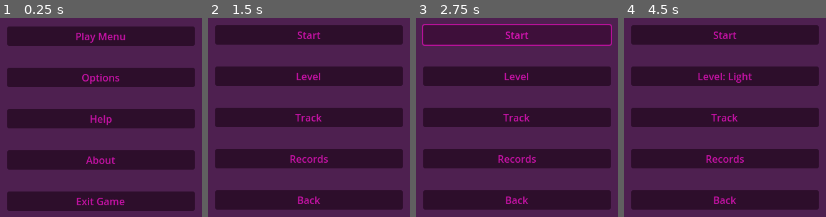
Above: before the commit, frames 1-4 (left to right).
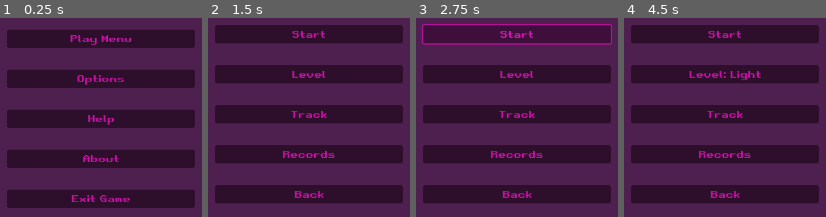
Above: after the commit, the same moments.

Repository: gostok/GDGY-1.0-
Game: Godot game, scene res://all_scenes/menu_scenes/main_menu/main_menu.tscn
Two runs of this game, one before a commit and one after it. Both use one fixed random seed, a clock stepped at 60 frames per second and the inputs below.
Inputs (mouse positions are in pixels of both pictures, inside the frame that each line leads up to):
- Up to frame 1 (0.25 s): no input
- Up to frame 2 (1.5 s): tap Enter at 0.5 s; move the mouse to (outside the picture) at 0.52 s; hold Right (right) 0.53-1.25 s; hold A (run) 0.53-1.25 s; click (outside the picture) at 0.67 s; tap Space at 0.77 s; click "Play Menu" at 1.25 s
- Up to frame 3 (2.75 s): click "Start" at 2 s
- Up to frame 4 (4.5 s): click "Start" at 2.75 s; click "Level" at 3.5 s; click "Light" at 4.25 s

The runs differ from the first frame. In frame 1, 10% of the frame differs, in the area x 3-97%, y 4-97%; in frame 2, 18%; in frame 3, 19%, in the area x 2-98%, y 6-97%; in frame 4, 19%.

Commit message:
add fonts

Diff:
--- a/all_scenes/levels/light_lvl/test_scene/test_scene.gd
+++ b/all_scenes/levels/light_lvl/test_scene/test_scene.gd
@@ -161,7 +161,7 @@
 		_save_timer_track(timer)
 
 
-func _save_timer_track(timer: String):
-	get_tree().get_root().set_meta("timer_record", timer)
+func _save_timer_track(timer_track: String):
+	get_tree().get_root().set_meta("timer_record", timer_track)
 
 	get_tree().change_scene_to_file("res://all_scenes/menu_scenes/menu_completed_lvl/level_comleted/level_completed.tscn")
--- a/project.godot
+++ b/project.godot
@@ -29,6 +29,11 @@
 player=""
 wheel=""
 ground=""
+
+[gui]
+
+theme/custom_font="res://assets/fonts/Retro Gaming.ttf"
+theme/default_font_antialiasing=0
 
 [input]
 
Binary file added: assets/fonts/Outrun future Bold Italic.otf
Not shown, added: assets/fonts/Outrun future Bold Italic.otf.import
Binary file added: assets/fonts/Outrun future Bold.otf
Not shown, added: assets/fonts/Outrun future Bold.otf.import
Binary file added: assets/fonts/Outrun future.otf
Not shown, added: assets/fonts/Outrun future.otf.import
Binary file added: assets/fonts/Retro Gaming.ttf
Not shown, added: assets/fonts/Retro Gaming.ttf.import
